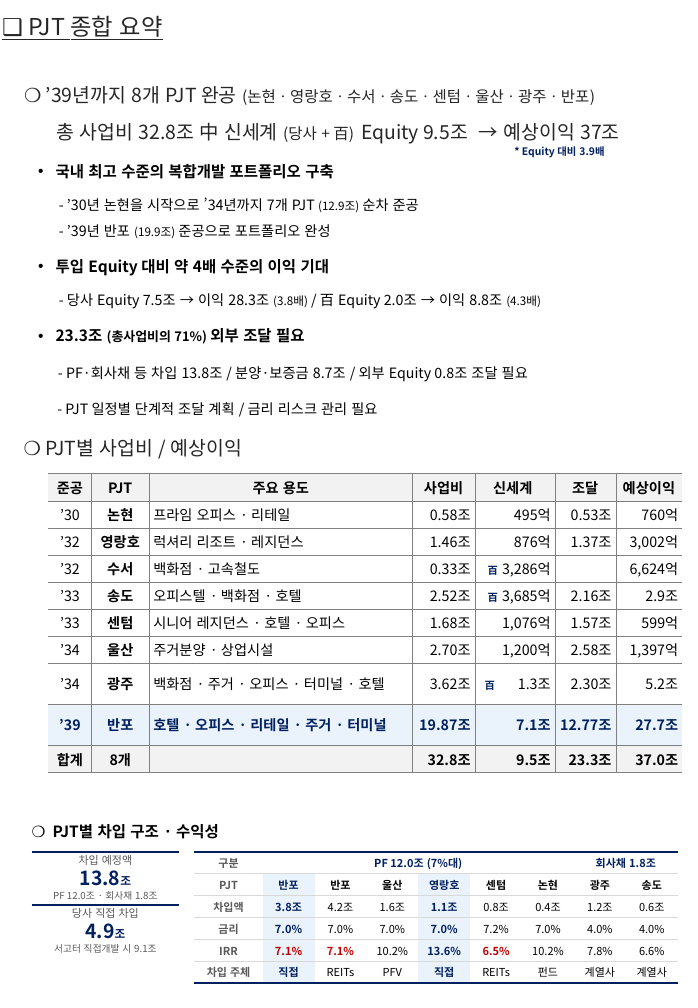
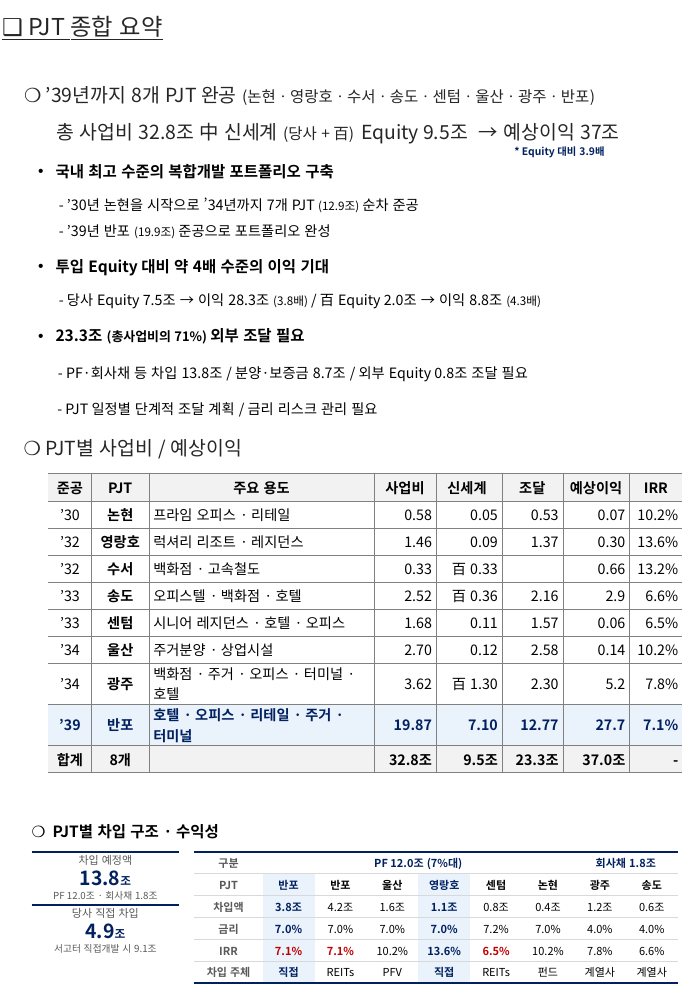
Before and after one commit to ukyung8822/test1, a slide deck: slide 3 of PJT_진행현황_수정.pptx. Drawn at 698x1008 pixels with LibreOffice and Linux fonts; fonts in the diff are those of the drawing. Boxes give left, top, right and bottom in pixels: in the first picture for what was removed or moved away, otherwise in the second. Text is boxed around its words. In the diff, an @@ line names an element or a change of style, - is before the commit and + after.

```diff
--- a/PJT_진행현황_수정.pptx
+++ b/PJT_진행현황_수정.pptx
@@ table at box(48, 474, 682, 771) @@
-column 4: 사업비 | 0.58조 | 1.46조 | 0.33조 | 2.52조 | 1.68조 | 2.70조 | 3.62조 | 19.87조 | 32.8조
-column 5: 신세계 | 495억 | 876억 | 百 3,286억 | 百 3,685억 | 1,076억 | 1,200억 | 百 1.3조 | 7.1조 | 9.5조
-column 6: 조달 | 0.53조 | 1.37조 |  | 2.16조 | 1.57조 | 2.58조 | 2.30조 | 12.77조 | 23.3조
-column 7: 예상이익 | 760억 | 3,002억 | 6,624억 | 2.9조 | 599억 | 1,397억 | 5.2조 | 27.7조 | 37.0조
+column 4: 사업비 | 0.58 | 1.46 | 0.33 | 2.52 | 1.68 | 2.70 | 3.62 | 19.87 | 32.8조
+column 5: 신세계 | 0.05 | 0.09 | 百 0.33 | 百 0.36 | 0.11 | 0.12 | 百 1.30 | 7.10 | 9.5조
+column 6: 조달 | 0.53 | 1.37 |  | 2.16 | 1.57 | 2.58 | 2.30 | 12.77 | 23.3조
+column 7: 예상이익 | 0.07 | 0.30 | 0.66 | 2.9 | 0.06 | 0.14 | 5.2 | 27.7 | 37.0조
+column 8: IRR | 10.2% | 13.6% | 13.2% | 6.6% | 6.5% | 10.2% | 7.8% | 7.1% | -
```
